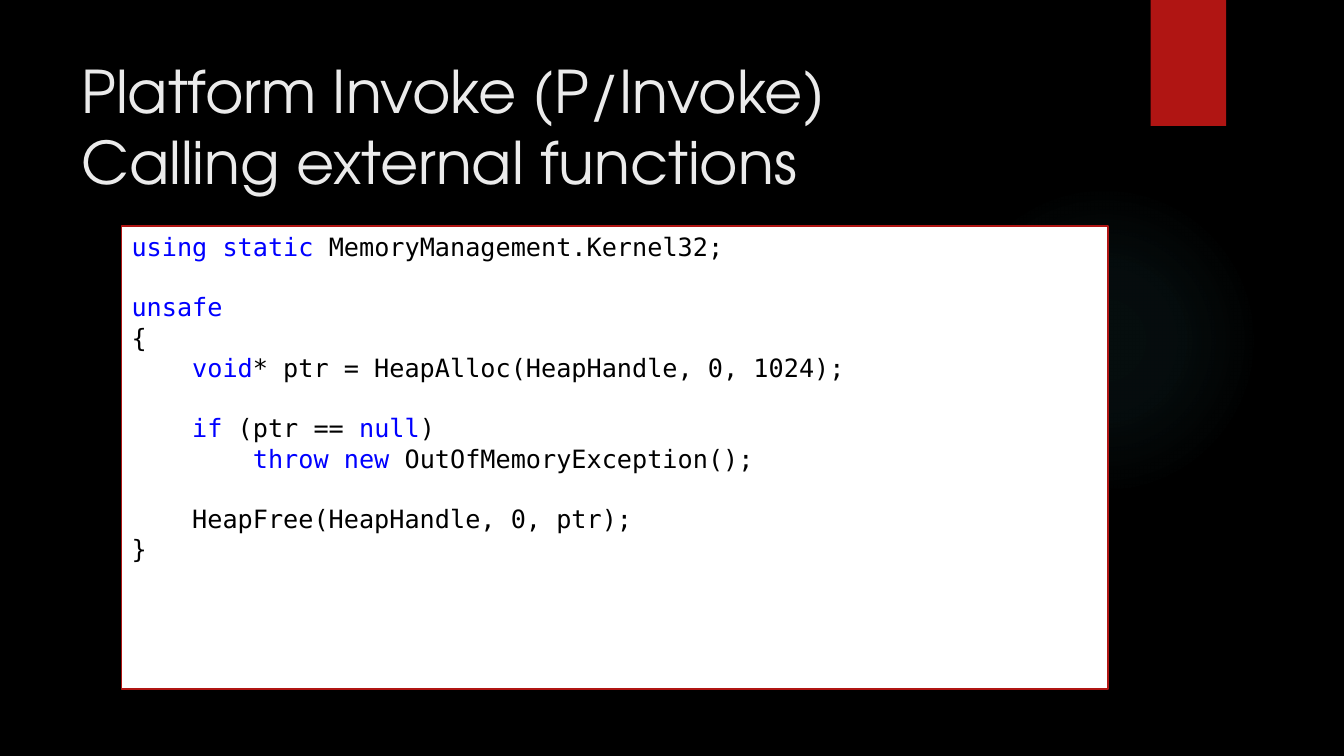
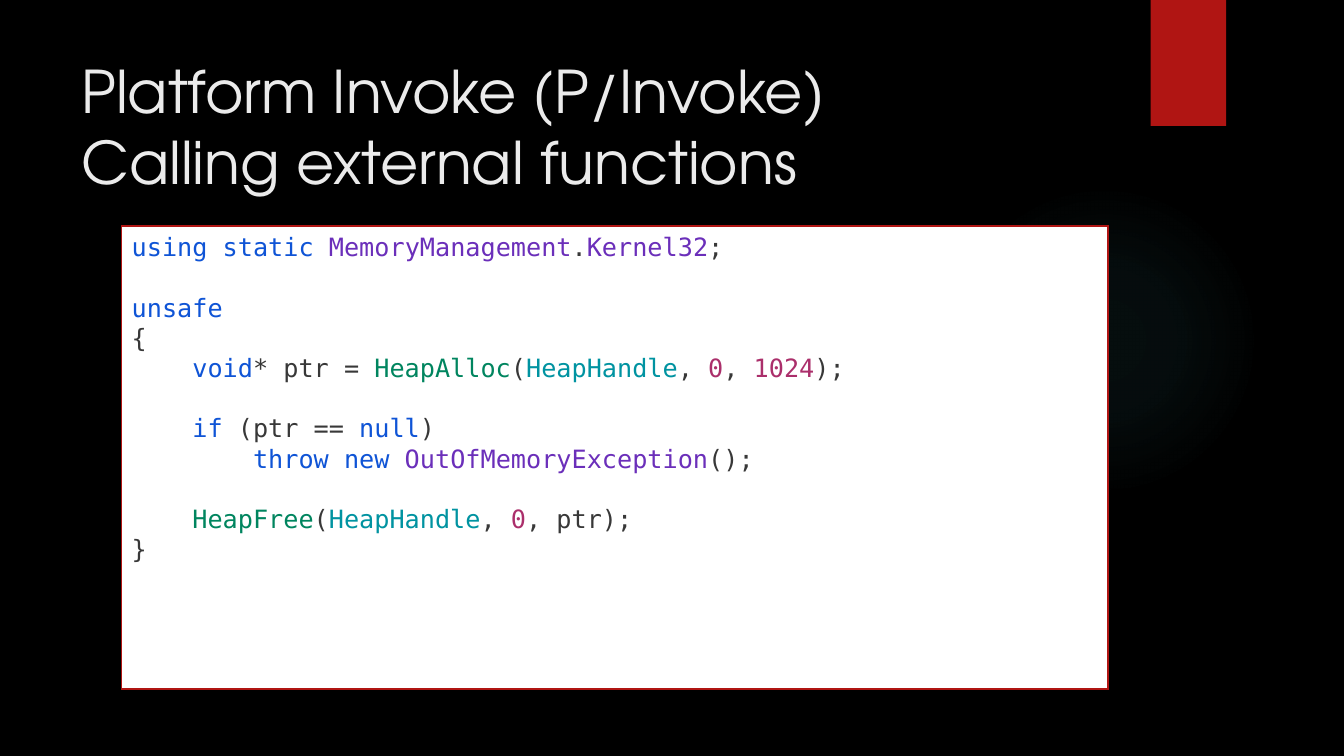
Before and after one commit to dennisdietrich/UnsafeCSharp, a slide deck: slide 25 of doc/Introduction to unsafe C#.pptx (slide 19 before the commit). Drawn at 1344x756 pixels with LibreOffice and Linux fonts; fonts in the diff are those of the drawing; background and template pictures are left out. Boxes give left, top, right and bottom in pixels: in the first picture for what was removed or moved away, otherwise in the second. Text is boxed around its words. In the diff, an @@ line names an element or a change of style, - is before the commit and + after.

Commit message:
Rev2 (#7)
New slides about packing size, calling conventions, and callbacks

```diff
--- a/doc/Introduction to unsafe C#.pptx
+++ b/doc/Introduction to unsafe C#.pptx
@@ text in rectangle at box(132, 236, 845, 534): text changed; text colour #000000 to #6B2FBA @@
-using static MemoryManagement.Kernel32;
-unsafe
-{
-void* ptr = HeapAlloc(HeapHandle, 0, 1024);
-if (ptr == null)
-throw new OutOfMemoryException();
-HeapFree(HeapHandle, 0, ptr);
-}
+using static MemoryManagement.Kernel32;
+unsafe
+{
+void* ptr = HeapAlloc(HeapHandle, 0, 1024);
+if (ptr == null)
+throw new OutOfMemoryException();
+HeapFree(HeapHandle, 0, ptr);
+}
```
Also in this commit, not shown: 25 other slides changed, 23 slides added, 1 slide removed, 20 other files.
